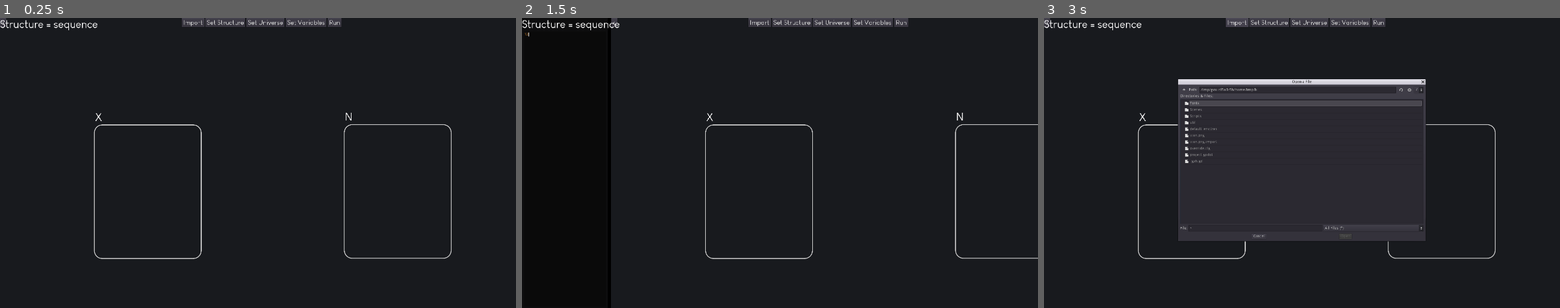
Above: before the commit, frames 1-3 (left to right).
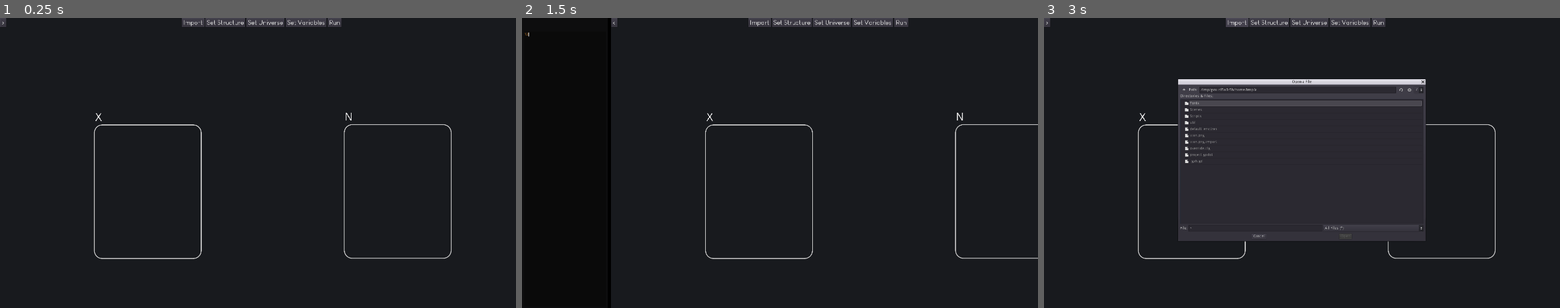
Above: after the commit, the same moments.

Repository: Mickaly13X/wv_project
Game: Godot game, scene res://Scenes/Main.tscn
Two runs of this game, one before a commit and one after it. Both use one fixed random seed, a clock stepped at 60 frames per second and the inputs below.
Inputs (mouse positions are in pixels of both pictures, inside the frame that each line leads up to):
- Up to frame 1 (0.25 s): no input
- Up to frame 2 (1.5 s): click ">" at 0.5 s; click (563, 168) at 1.27 s; type "12" at 1.35 s
- Up to frame 3 (3 s): click "<" at 2 s; click "Import" at 2.75 s

The runs differ from the first frame. In frame 1, 0.2% of the frame differs, in the area x 0-19%, y 0-5%; in frame 2, 0.2%; in frame 3, 0.2%, in the area x 0-42%, y 0-26%.

Commit message:
📦 NEW: deselect elements when click on empty + button disable functionality

Diff:
--- a/Visualizer/Scenes/Main.tscn
+++ b/Visualizer/Scenes/Main.tscn
@@ -641,6 +641,7 @@
 }
 
 [node name="Structure" type="Label" parent="."]
+visible = false
 margin_right = 40.0
 margin_bottom = 14.0
 custom_fonts/font = ExtResource( 5 )
--- a/Visualizer/Scenes/Universe.tscn
+++ b/Visualizer/Scenes/Universe.tscn
@@ -44,20 +44,20 @@
 
 [node name="Add" type="Button" parent="Menu/Buttons"]
 margin_right = 73.0
-margin_bottom = 30.0
+margin_bottom = 32.0
+rect_min_size = Vector2( 0, 32 )
 size_flags_horizontal = 3
-size_flags_vertical = 3
 text = "Add"
 __meta__ = {
 "_edit_use_anchors_": false
 }
 
 [node name="Group" type="Button" parent="Menu/Buttons"]
-margin_top = 34.0
+margin_top = 36.0
 margin_right = 73.0
-margin_bottom = 64.0
+margin_bottom = 68.0
+rect_min_size = Vector2( 0, 32 )
 size_flags_horizontal = 3
-size_flags_vertical = 3
 text = "Group"
 __meta__ = {
 "_edit_use_anchors_": false
--- a/Visualizer/Scripts/element.gd
+++ b/Visualizer/Scripts/element.gd
@@ -56,6 +56,7 @@
 		selected = true
 
 func set_color(new_color : Color):
+
 	if uni_name == "N":
 		shape_unselected.bg_color = new_color
 		shape_selected.bg_color = new_color
--- a/Visualizer/Scripts/universe.gd
+++ b/Visualizer/Scripts/universe.gd
@@ -208,14 +208,57 @@
 	init(get_size())
 
 
-
 func _on_gui_input(event):
+
 	if (event.is_pressed() and event.button_index == BUTTON_LEFT):
 		hide_menu()
+		deselect_elements()
 	if (event.is_pressed() and event.button_index == BUTTON_RIGHT):
+		show_group_button() if has_selected_elements() else hide_group_button()
+		hide_add_button() if has_max_elements() else show_add_button()
 		show_menu()
 
 
+
 func show_menu():
+
 	$Menu.position = get_local_mouse_position()
 	$Menu.show()
+
+
+func deselect_elements():
+
+	for I in $Elements.get_children():
+		if I.selected:
+			I.selected = false
+
+
+func hide_group_button():
+
+	$Menu/Buttons/Group.disabled = true
+
+
+func show_group_button():
+
+	$Menu/Buttons/Group.disabled = false
+
+
+func has_selected_elements() -> bool:
+	for I in $Elements.get_children():
+		if I.selected:
+			return true
+	return false
+
+
+func hide_add_button():
+	$Menu/Buttons/Add.disabled = true
+
+
+func show_add_button():
+	$Menu/Buttons/Add.disabled = false
+
+
+func has_max_elements() -> bool:
+	if get_size() == 10:
+		return true
+	return false
Not shown, changed: .DS_Store
Not shown, changed: Visualizer/.DS_Store
